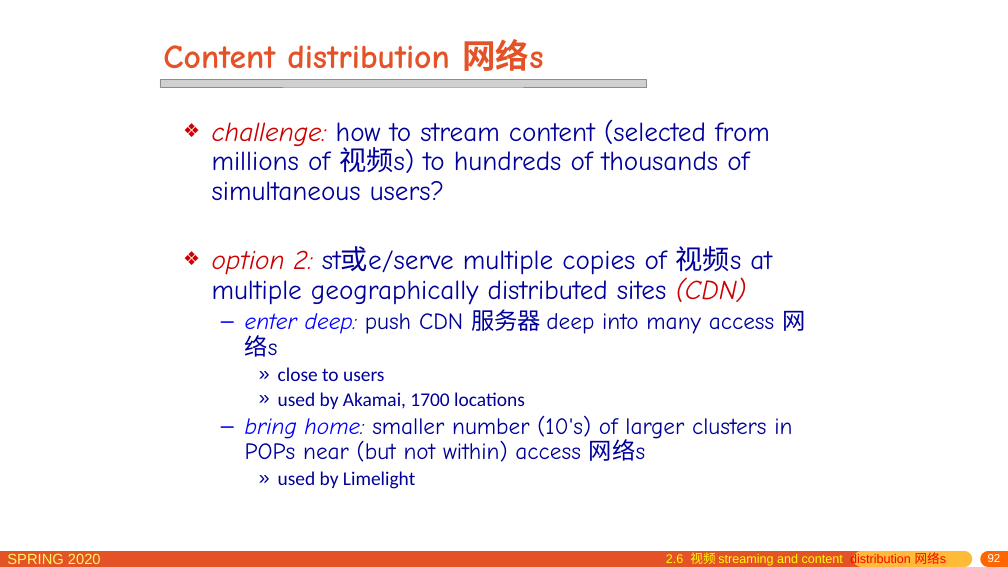
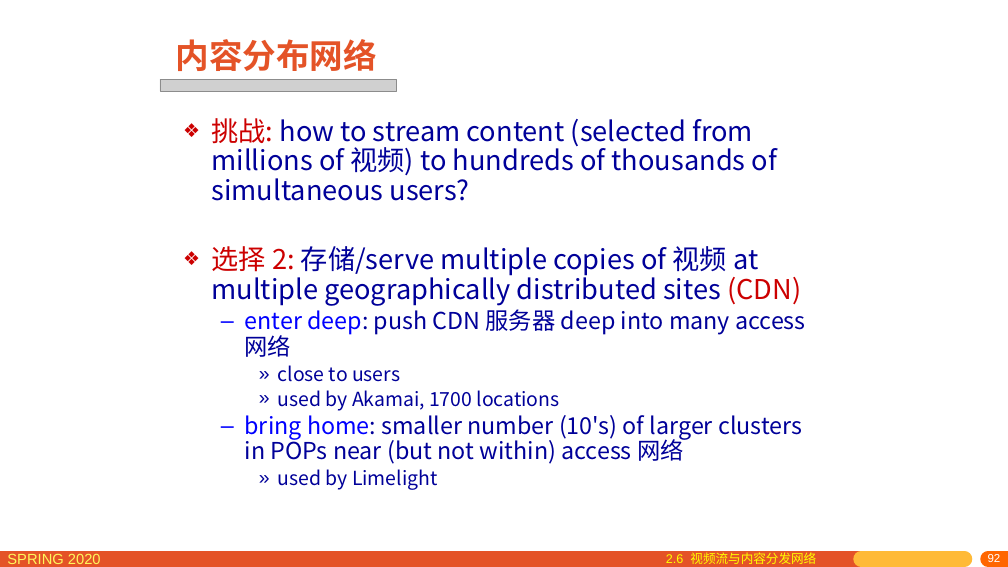
Before and after one commit to network-distributed/presentations, a slide deck: slide 92 of chapter2_cn.pptx. Drawn at 1008x567 pixels with LibreOffice and Linux fonts; fonts in the diff are those of the drawing; grey boxes stand for pictures. Boxes give left, top, right and bottom in pixels: in the first picture for what was removed or moved away, otherwise in the second. Text is boxed around its words. In the diff, an @@ line names an element or a change of style, - is before the commit and + after.

```diff
--- a/chapter2_cn.pptx
+++ b/chapter2_cn.pptx
@@ title removed at <box>163,39,544,71</box> @@
-Content distribution 网络s
@@ title added at <box>175,39,377,71</box>, 32 pt, text #E45327, bold @@
+内容分布网络
@@ picture: place and size @@
-picture at <box>160,79,647,87</box>
+picture at <box>160,79,397,91</box>
@@ text at <box>212,118,805,357</box>: text changed; font Comic Neue to Noto Sans CJK SC @@
-❖ challenge: how to stream content (selected from millions of 视频s) to hundreds of thousands of simultaneous users?
-❖ option 2: st或e/serve multiple copies of 视频s at multiple geographically distributed sites (CDN)
-  – enter deep: push CDN 服务器 deep into many access 网络s
+❖ 挑战: how to stream content (selected from millions of 视频) to hundreds of thousands of simultaneous users?
+❖ 选择 2: 存储/serve multiple copies of 视频 at multiple geographically distributed sites (CDN)
+  – enter deep: push CDN 服务器 deep into many access 网络
@@ text at <box>278,365,560,490</box>: font Calibri to Noto Sans CJK SC in "close to users", "used by Akamai, 1700 locations", "used by Limelight" @@
@@ text at <box>245,415,802,464</box>: text changed; font Comic Neue to Noto Sans CJK SC @@
-  – bring home: smaller number (10's) of larger clusters in POPs near (but not within) access 网络s
+  – bring home: smaller number (10's) of larger clusters in POPs near (but not within) access 网络
@@ text at <box>666,550,816,564</box>: text changed @@
-2.6 视频 streaming and content distribution 网络s
+2.6 视频流与内容分发网络
```
Also in this commit, not shown: 34 other slides changed, 2 slides added, 2 slides removed, 1 other file.
